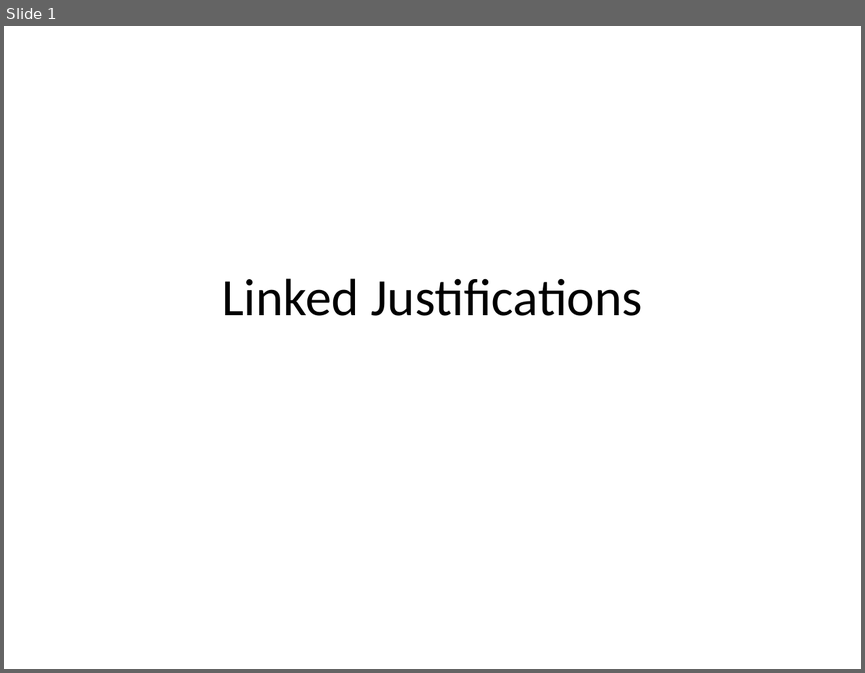
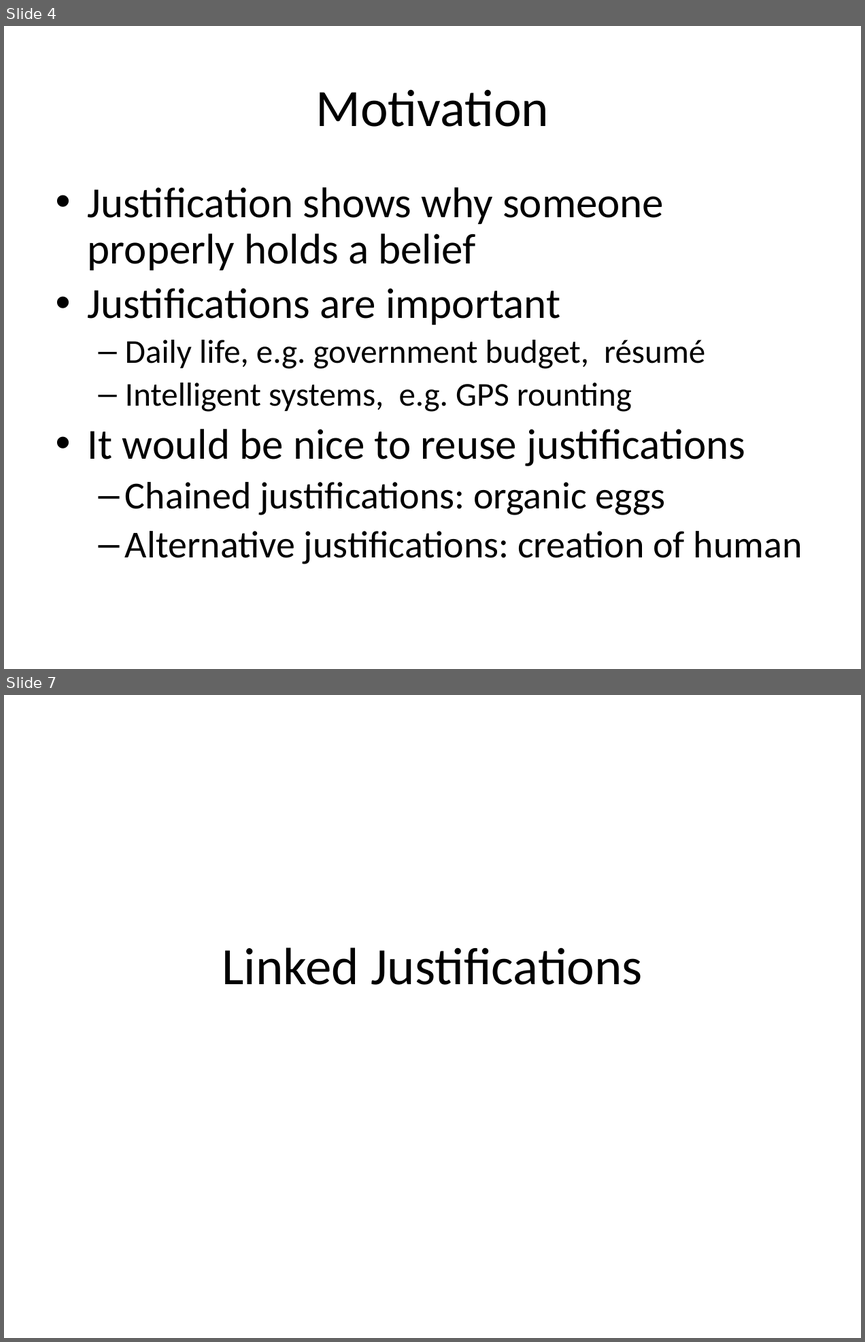
Before and after one commit to lidingpku/inference-web, a slide deck: trunk/iw3/doc/proof-combine.pptx. Shown one above the other, each under a label of ours: slide 1 before the commit, slides 4 and 7 after it; the slides between them are not shown. The pictures are 865x673 and 865x1342 pixels, drawn with LibreOffice and Linux fonts; fonts in the diff are those of the drawing. Boxes give left, top, right and bottom in pixels: in the first picture for what was removed or moved away, otherwise in the second. Text is boxed around its words. In the diff, an @@ line names an element or a change of style, - is before the commit and + after.

```diff
--- a/trunk/iw3/doc/proof-combine.pptx
+++ b/trunk/iw3/doc/proof-combine.pptx
@@ slide 4 added at [4,26,861,669], background #FFFFFF @@
@@ title added at [315,89,549,127], 44 pt, text #000000 @@
+Motivation
@@ text added at [88,187,802,564], 36 pt, text #000000 @@
+• Justification shows why someone properly holds a belief
+• Justifications are important
+  – Daily life, e.g. government budget, résumé
+  – Intelligent systems, e.g. GPS rounting
+• It would be nice to reuse justifications
+  – Chained justifications: organic eggs
+  – Alternative justifications: creation of human
@@ what was slide 1 is now slide 7 @@
```
Also in this commit, not shown: 30 other slides added.
